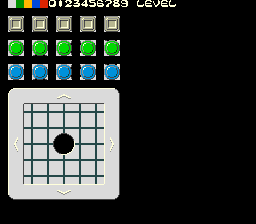
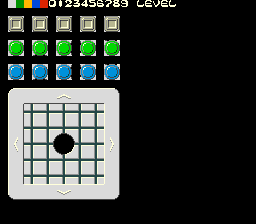
Layer changes from the first 256x224 image to the second:
added layer "Pasted Layer" above "Background" over (61, 141, 75, 155)
painted on "Background" over (24, 104, 104, 184)
